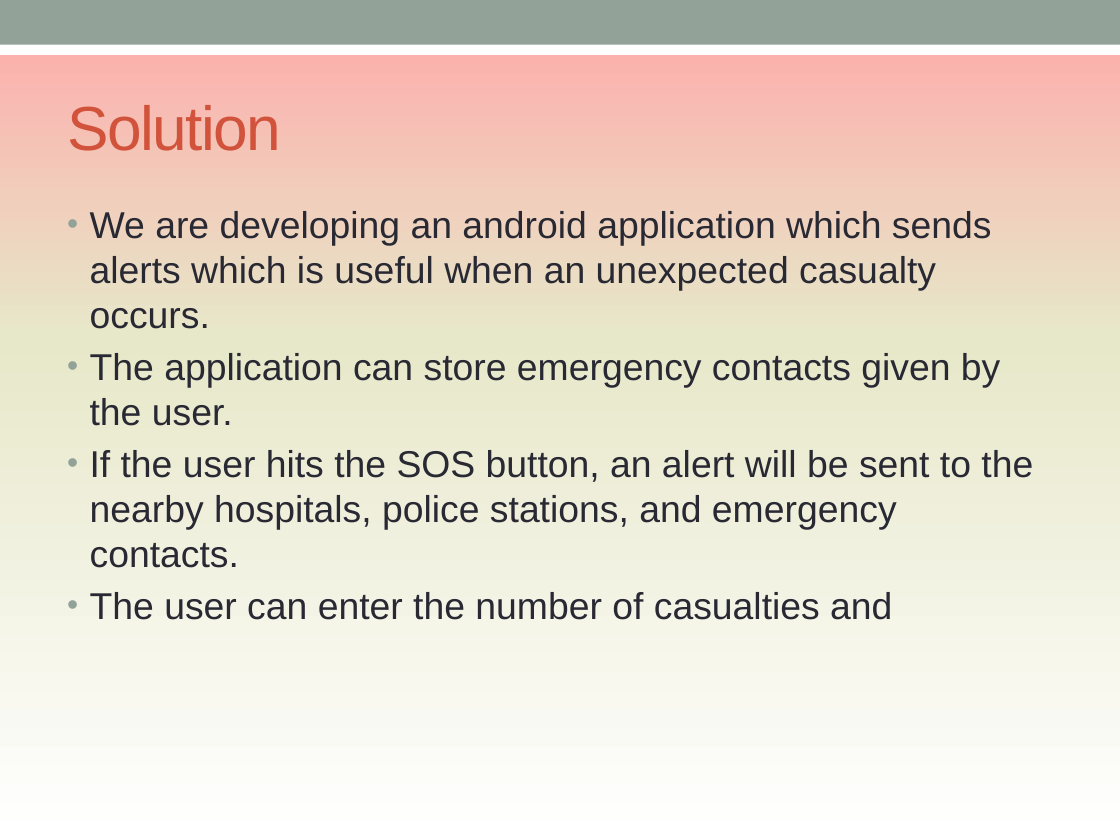
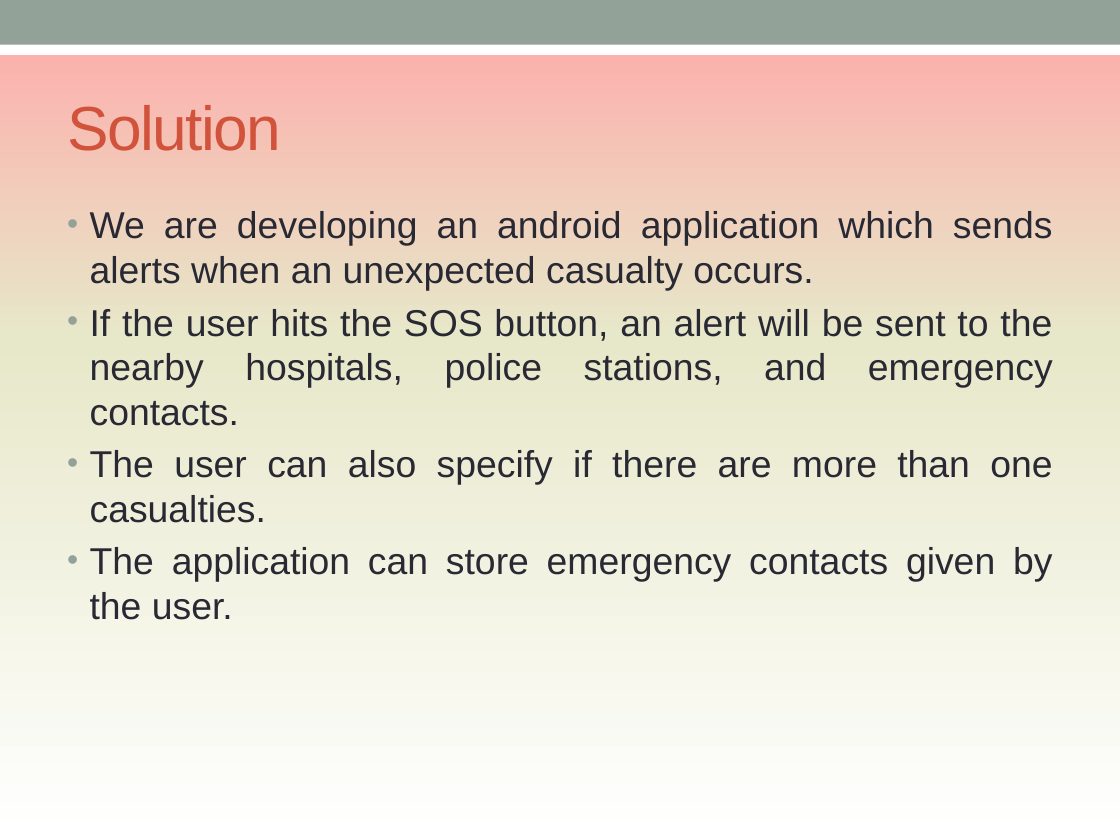
Before and after one commit to cbitosc/HTF19-AppMonsters, a slide deck: slide 5 of ALERT.360.pptx (slide 2 before the commit). Drawn at 1120x840 pixels with LibreOffice and Linux fonts; fonts in the diff are those of the drawing. Boxes give left, top, right and bottom in pixels: in the first picture for what was removed or moved away, otherwise in the second. Text is boxed around its words. In the diff, an @@ line names an element or a change of style, - is before the commit and + after.

Commit message:
ALERT360 FINAL

```diff
--- a/ALERT.360.pptx
+++ b/ALERT.360.pptx
@@ text at [90,211,1053,523]: text changed @@
-• We are developing an android application which sends alerts which is useful when an unexpected casualty occurs.
+• We are developing an android application which sends alerts when an unexpected casualty occurs.
+• If the user hits the SOS button, an alert will be sent to the nearby hospitals, police stations, and emergency contacts.
+• The user can also specify if there are more than one casualties.
@@ text at [90,450,1033,620]: paragraphs removed @@
-• If the user hits the SOS button, an alert will be sent to the nearby hospitals, police stations, and emergency contacts.
-• The user can enter the number of casualties and
@@ text at [90,547,1052,620]: alignment left to justified @@
```
Also in this commit, not shown: 4 other slides changed, 3 slides added, 1 slide removed.
